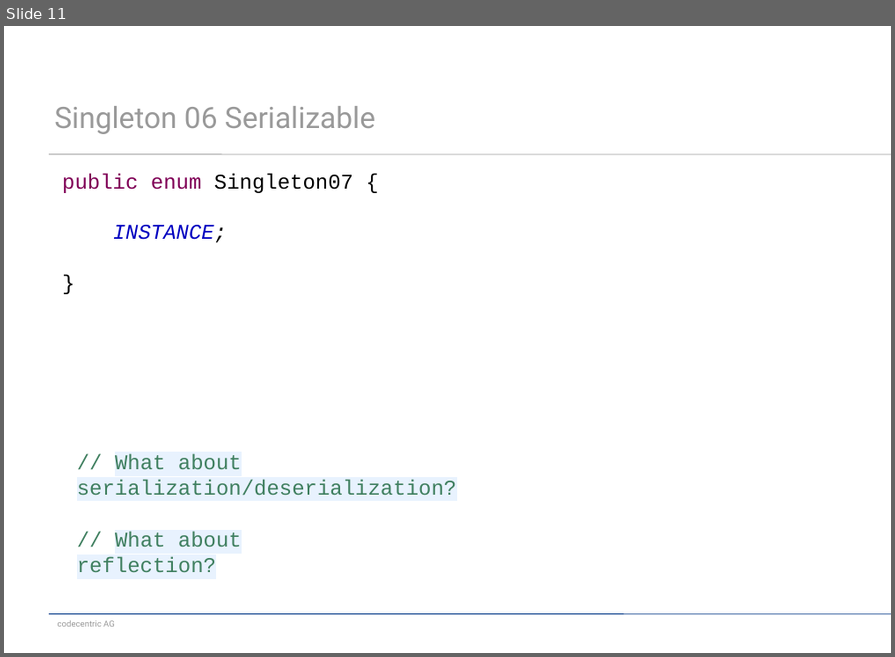
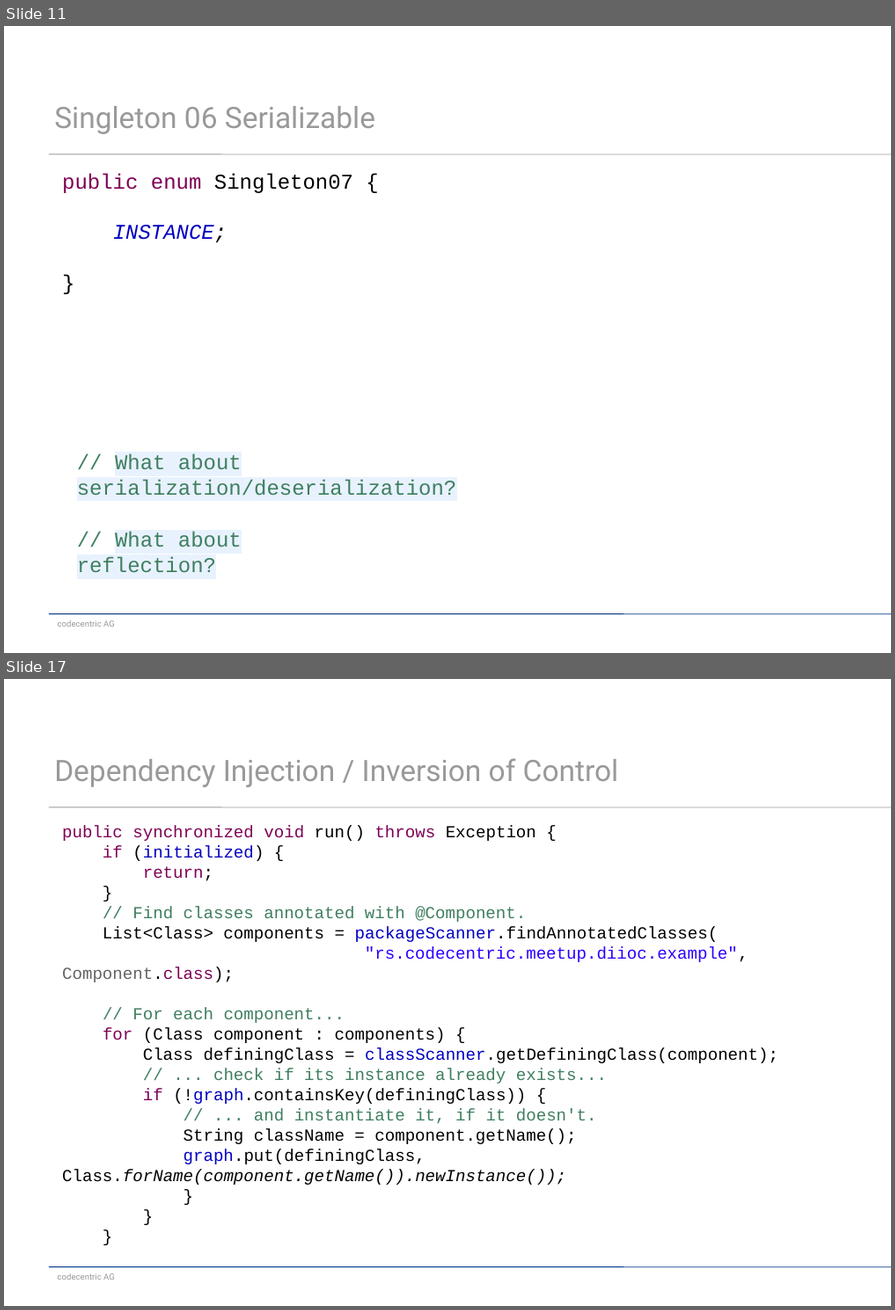
Before and after one commit to dzamurovic/meetup_singleton, a slide deck: meetup.pptx. Shown one above the other, each under a label of ours: slide 11 before the commit, slides 11 and 17 after it; the slides between them are not shown. The pictures are 895x657 and 895x1310 pixels, drawn with LibreOffice and Linux fonts; fonts in the diff are those of the drawing. Boxes give left, top, right and bottom in pixels: in the first picture for what was removed or moved away, otherwise in the second. Text is boxed around its words. In the diff, an @@ line names an element or a change of style, - is before the commit and + after.

```diff
--- a/meetup.pptx
+++ b/meetup.pptx
@@ slide 17 added at <box>4,679,891,1306</box>, background #FFFFFF; not listed: 3 template elements that a slide beside it also shows @@
@@ title added at <box>54,758,619,787</box>, 28 pt, text #999999 @@
+Dependency Injection / Inversion of Control
@@ text added at <box>62,825,778,1185</box>, 16 pt, text #000000 @@
+public synchronized void run() throws Exception {
+if (initialized) {
+return;
+}
+// Find classes annotated with @Component.
+List<Class> components = packageScanner.findAnnotatedClasses(
+"rs.codecentric.meetup.diioc.example", Component.class);
+// For each component...
+for (Class component : components) {
+Class definingClass = classScanner.getDefiningClass(component);
+// ... check if its instance already exists...
+if (!graph.containsKey(definingClass)) {
+// ... and instantiate it, if it doesn't.
+String className = component.getName();
+graph.put(definingClass, Class.forName(component.getName()).newInstance());
+}
+}
+}
```
Also in this commit, not shown: 3 slides changed, 4 other slides added.
